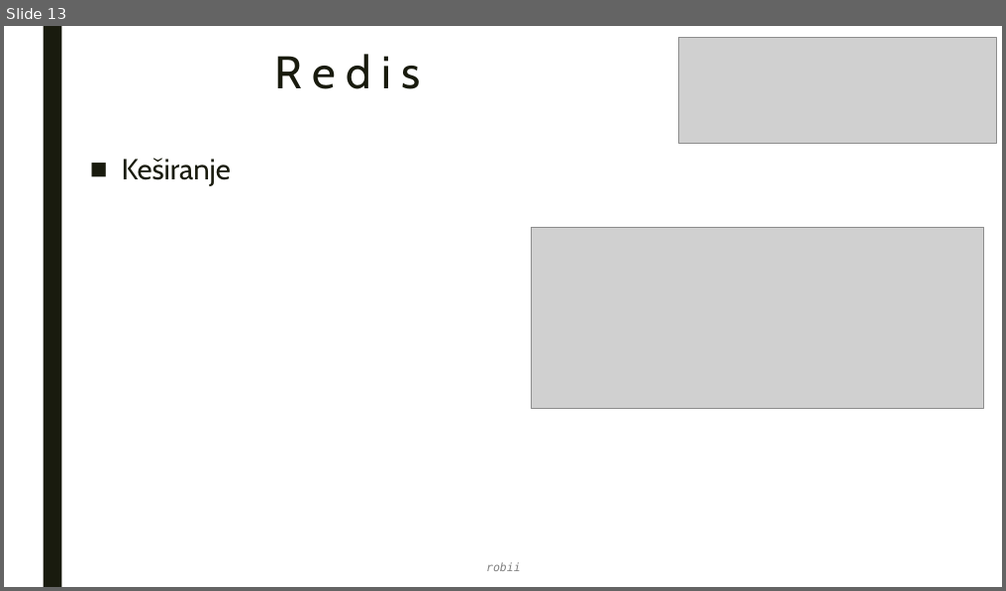
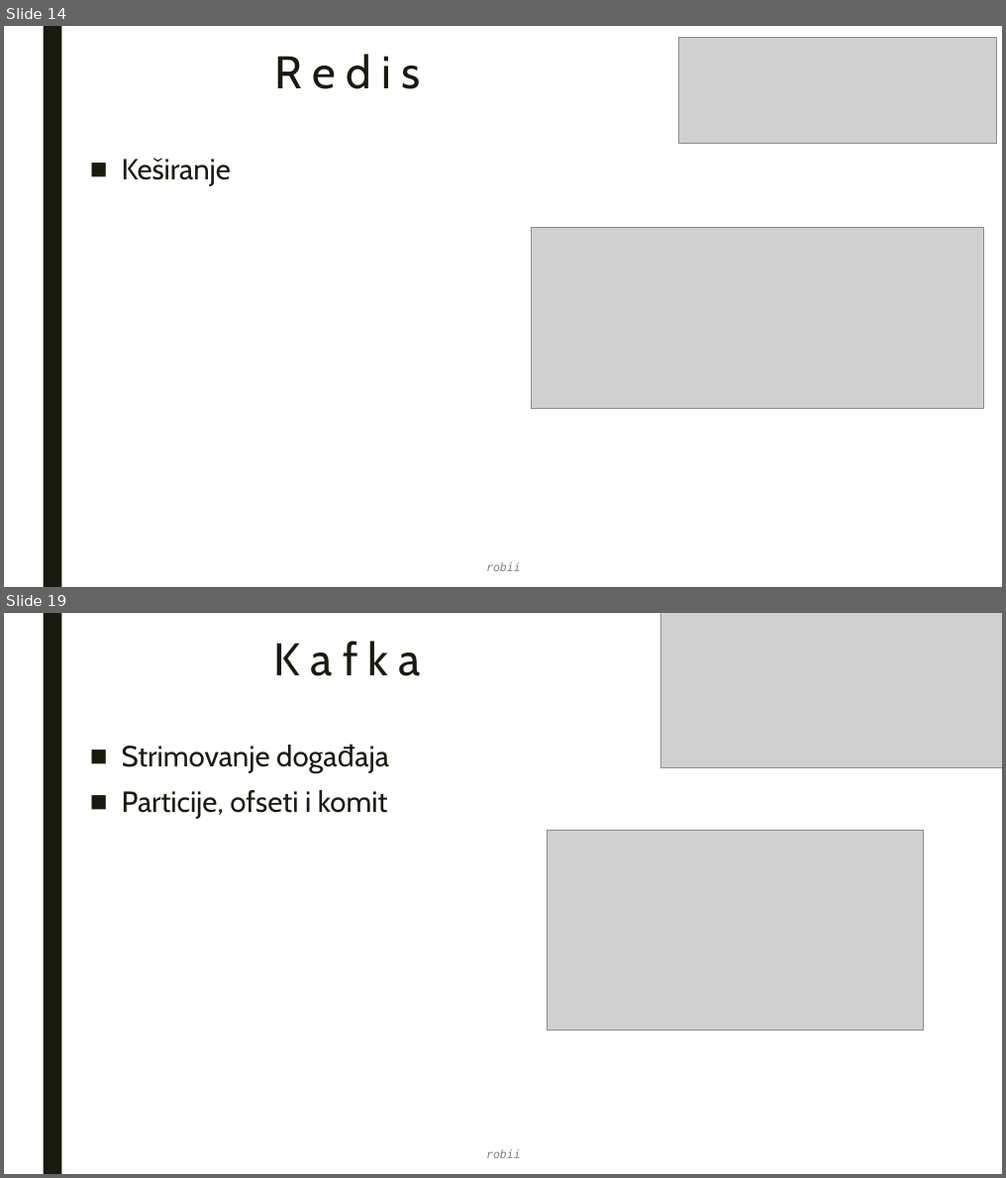
Before and after one commit to robertsabo0/MessageOrientedCommunication, a slide deck: docs/master_rad.0.1.pptx. Shown one above the other, each under a label of ours: slide 13 before the commit, slides 14 and 19 after it; the slides between them are not shown. The pictures are 1006x591 and 1006x1178 pixels, drawn with LibreOffice and Linux fonts; fonts in the diff are those of the drawing; grey boxes stand for pictures. Boxes give left, top, right and bottom in pixels: in the first picture for what was removed or moved away, otherwise in the second. Text is boxed around its words. In the diff, an @@ line names an element or a change of style, - is before the commit and + after.

```diff
--- a/docs/master_rad.0.1.pptx
+++ b/docs/master_rad.0.1.pptx
@@ slide 19 added at <box>4,613,1002,1174</box>, background #FFFFFF; not listed: 1 template element that a slide beside it also shows @@
@@ title added at <box>274,641,421,676</box>, 44 pt, text #191B0E @@
+K a f k a
@@ picture added at <box>661,613,1002,768</box> @@
@@ text added at <box>122,746,388,819</box>, 28 pt, text #191B0E @@
+■ Strimovanje događaja
+■ Particije, ofseti i komit
@@ picture added at <box>548,831,924,1030</box> @@
@@ text added at <box>486,1150,521,1158</box>, 11 pt, text #808080, italic @@
+robii
@@ what was slide 13 is now slide 14 @@
```
Also in this commit, not shown: 3 slides changed, 33 other slides added, 9 slides removed, 3 other files.
